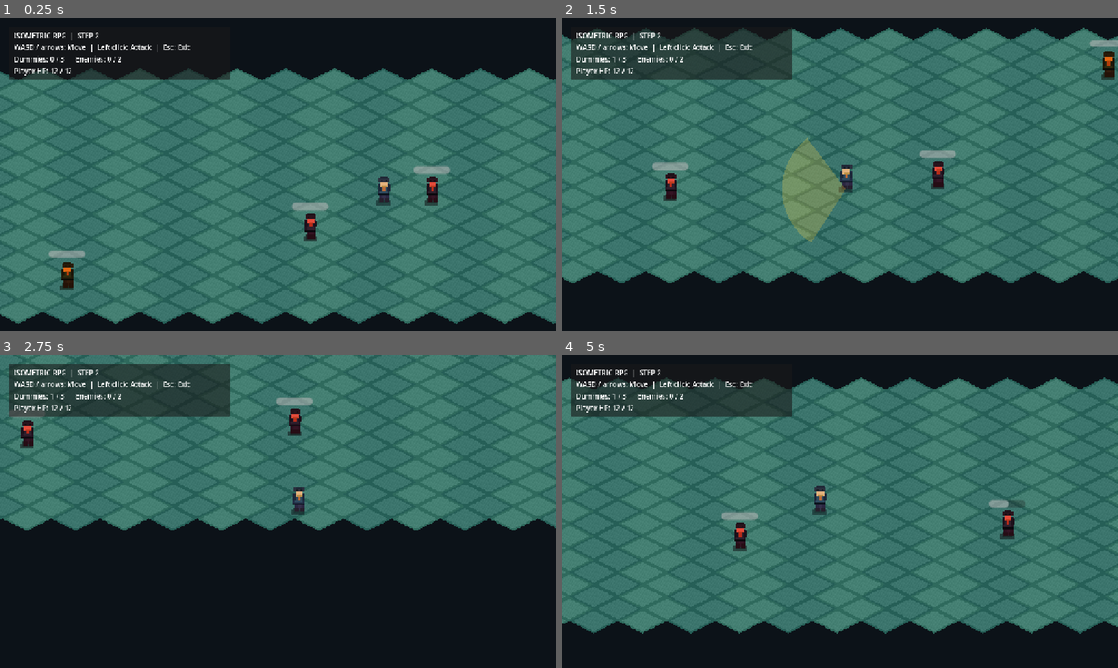
Above: before the commit, frames 1-4 (two rows, left to right).
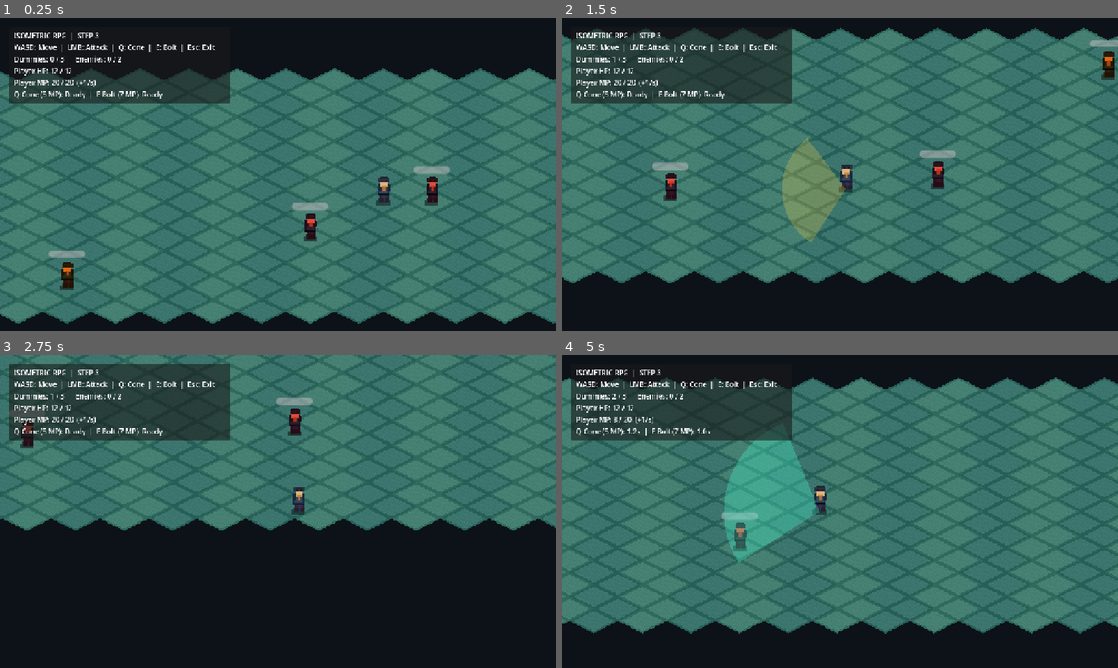
Above: after the commit, the same moments.

Repository: limbit95/isometric-rpg
Game: Godot game, scene res://scenes/main.tscn
The game is run twice, just before and just after one commit, with the same random seed, the same clock (stepped at 60 frames per second) and the same inputs.
Inputs (mouse positions are in pixels of both pictures, inside the frame that each line leads up to):
- Up to frame 1 (0.25 s): no input
- Up to frame 2 (1.5 s): tap Enter at 0.5 s; move the mouse to (962, 158) at 0.52 s; hold D (move_right) 0.53-1.28 s; click (962, 158) at 0.67 s; move the mouse to (728, 190) at 1.27 s; hold S (move_down) from 1.28 s (still down); click (728, 190) at 1.42 s
- Up to frame 3 (2.75 s): move the mouse to (333, 442) at 2.02 s; release S (move_down) at 2.03 s; hold D (move_right) from 2.03 s (still down); click (333, 442) at 2.17 s
- Up to frame 4 (5 s): move the mouse to (812, 574) at 2.77 s; release D (move_right) at 2.78 s; hold W (move_up) 2.78-3.53 s; click (812, 574) at 2.92 s; move the mouse to (1006, 558) at 3.52 s; hold A (move_left) from 3.53 s (still down); click (1006, 558) at 3.67 s; tap E (skill_bolt, bound only after the commit) at 4.15 s; move the mouse to (673, 464) at 4.27 s; click (673, 464) at 4.42 s; tap Q (skill_cone, bound only after the commit) at 4.9 s

The runs differ from the first frame. In frame 1, 3.3% of the frame differs, in the area x 1-42%, y 4-28%; in frame 2, 3.3%; in frame 3, 3.2%; in frame 4, 8.0%, in the area x 1-84%, y 4-67%.

Commit message:
feat: STEP 3 player skills, mana and cooldowns (#3)
* feat(step3): add mana_component.gd

* feat(step3): add skill_projectile.gd

* feat(step3): add player_skills.gd

* feat(step3): bind Q/E and update mana/skill HUD

* feat(step3): connect skills, mana, and HUD to main scene

* test(step3): add skills_smoke_runner.gd

* test(step3): add test_skills_contract.py

* test(step3): add STEP3_ACCEPTANCE.md

* chore(step3): update tools/verify.sh

* chore(step3): update tools/verify.ps1

* chore(step3): update README.md

* chore(step3): update docs/tasks/STEP3_ACCEPTANCE.md

Diff:
--- a/scenes/main.tscn
+++ b/scenes/main.tscn
@@ -6,6 +6,8 @@
 [ext_resource type="Texture2D" path="res://assets/characters/player_placeholder.png" id="4_texture"]
 [ext_resource type="Script" path="res://scripts/player/player_attack.gd" id="5_attack"]
 [ext_resource type="Script" path="res://scripts/components/health_component.gd" id="6_health"]
+[ext_resource type="Script" path="res://scripts/components/mana_component.gd" id="7_mana"]
+[ext_resource type="Script" path="res://scripts/player/player_skills.gd" id="8_skills"]
 
 [sub_resource type="CircleShape2D" id="CircleShape2D_player"]
 radius = 7.0
@@ -37,6 +39,13 @@
 script = ExtResource("6_health")
 max_health = 12
 
+[node name="ManaComponent" type="Node" parent="Player"]
+script = ExtResource("7_mana")
+max_mana = 20
+
+[node name="Skills" type="Node2D" parent="Player"]
+script = ExtResource("8_skills")
+
 [node name="Camera2D" type="Camera2D" parent="Player"]
 zoom = Vector2(1.75, 1.75)
 position_smoothing_enabled = true
@@ -48,7 +57,7 @@
 offset_left = 20.0
 offset_top = 20.0
 offset_right = 530.0
-offset_bottom = 132.0
+offset_bottom = 182.0
 
 [node name="MarginContainer" type="MarginContainer" parent="HUD/PanelContainer"]
 theme_override_constants/margin_left = 12
@@ -59,13 +68,19 @@
 [node name="VBoxContainer" type="VBoxContainer" parent="HUD/PanelContainer/MarginContainer"]
 
 [node name="Title" type="Label" parent="HUD/PanelContainer/MarginContainer/VBoxContainer"]
-text = "ISOMETRIC RPG  |  STEP 2"
+text = "ISOMETRIC RPG  |  STEP 3"
 
 [node name="Help" type="Label" parent="HUD/PanelContainer/MarginContainer/VBoxContainer"]
-text = "WASD / arrows: Move  |  Left click: Attack  |  Esc: Exit"
+text = "WASD: Move  |  LMB: Attack  |  Q: Cone  |  E: Bolt  |  Esc: Exit"
 
 [node name="Status" type="Label" parent="HUD/PanelContainer/MarginContainer/VBoxContainer"]
 text = "Dummies: 0 / 3 | Enemies: 0 / 2"
 
 [node name="PlayerHealth" type="Label" parent="HUD/PanelContainer/MarginContainer/VBoxContainer"]
 text = "Player HP: 12 / 12"
+
+[node name="PlayerMana" type="Label" parent="HUD/PanelContainer/MarginContainer/VBoxContainer"]
+text = "Player MP: 20 / 20"
+
+[node name="SkillStatus" type="Label" parent="HUD/PanelContainer/MarginContainer/VBoxContainer"]
+text = "Q Cone (5 MP): Ready  |  E Bolt (7 MP): Ready"
--- /dev/null
+++ b/scripts/components/mana_component.gd
@@ -0,0 +1,46 @@
+class_name ManaComponent
+extends Node
+## STEP 3 reusable integer mana pool. Regen stops after the player's death.
+
+signal mana_changed(current_mana: int, maximum_mana: int)
+
+@export_range(1, 999, 1) var max_mana: int = 20
+@export_range(0.1, 10.0, 0.1) var regen_interval: float = 1.0
+@export_range(1, 10, 1) var regen_amount: int = 1
+
+var current_mana: int = 0
+var _regen_elapsed: float = 0.0
+
+
+func _ready() -> void:
+    current_mana = max_mana
+    mana_changed.emit(current_mana, max_mana)
+
+
+func _physics_process(delta: float) -> void:
+    var health: HealthComponent = get_parent().get_node_or_null("HealthComponent") as HealthComponent
+    if health != null and health.is_dead():
+        return
+    if current_mana >= max_mana:
+        _regen_elapsed = 0.0
+        return
+    _regen_elapsed += delta
+    while _regen_elapsed >= regen_interval and current_mana < max_mana:
+        _regen_elapsed -= regen_interval
+        restore_mana(regen_amount)
+
+
+func try_spend(amount: int) -> bool:
+    if amount <= 0 or amount > current_mana:
+        return false
+    current_mana -= amount
+    mana_changed.emit(current_mana, max_mana)
+    return true
+
+
+func restore_mana(amount: int) -> bool:
+    if amount <= 0 or current_mana >= max_mana:
+        return false
+    current_mana = mini(max_mana, current_mana + amount)
+    mana_changed.emit(current_mana, max_mana)
+    return true
--- a/scripts/game/main.gd
+++ b/scripts/game/main.gd
@@ -1,11 +1,13 @@
 extends Node2D
-## STEP 2 composition root: arena spawns and HUD, not AI or combat rules.
+## STEP 3 composition root: arena spawns and HUD. Combat/skills are separate components.
 
 const INPUT_BINDINGS: Dictionary = {
     "move_left": [KEY_A, KEY_LEFT],
     "move_right": [KEY_D, KEY_RIGHT],
     "move_up": [KEY_W, KEY_UP],
     "move_down": [KEY_S, KEY_DOWN],
+    "skill_cone": [KEY_Q],
+    "skill_bolt": [KEY_E],
 }
 const SPAWN_CELL: Vector2i = Vector2i(10, 10)
 const TRAINING_DUMMY_SCENE: PackedScene = preload("res://scenes/enemies/training_dummy.tscn")
@@ -26,8 +28,12 @@
 @onready var world: TileMapLayer = $World
 @onready var player: CharacterBody2D = $Player
 @onready var player_health: HealthComponent = $Player/HealthComponent
+@onready var player_mana: ManaComponent = $Player/ManaComponent
+@onready var player_skills: Node2D = $Player/Skills
 @onready var status_label: Label = $HUD/PanelContainer/MarginContainer/VBoxContainer/Status
 @onready var player_health_label: Label = $HUD/PanelContainer/MarginContainer/VBoxContainer/PlayerHealth
+@onready var player_mana_label: Label = $HUD/PanelContainer/MarginContainer/VBoxContainer/PlayerMana
+@onready var skill_status_label: Label = $HUD/PanelContainer/MarginContainer/VBoxContainer/SkillStatus
 
 
 func _ready() -> void:
@@ -35,10 +41,20 @@
     player.global_position = world.to_global(world.map_to_local(SPAWN_CELL))
     player_health.health_changed.connect(_on_player_health_changed)
     player_health.died.connect(_on_player_died)
+    player_mana.mana_changed.connect(_on_player_mana_changed)
     _spawn_training_targets()
     _spawn_chasers()
     _update_status()
     _on_player_health_changed(player_health.current_health, player_health.max_health)
+    _on_player_mana_changed(player_mana.current_mana, player_mana.max_mana)
+
+
+func _process(_delta: float) -> void:
+    var q_cd: float = float(player_skills.get("cone_cooldown_remaining"))
+    var e_cd: float = float(player_skills.get("bolt_cooldown_remaining"))
+    var q_text: String = "Ready" if q_cd <= 0.0 else "%.1fs" % q_cd
+    var e_text: String = "Ready" if e_cd <= 0.0 else "%.1fs" % e_cd
+    skill_status_label.text = "Q Cone (5 MP): %s  |  E Bolt (7 MP): %s" % [q_text, e_text]
 
 
 func _unhandled_key_input(event: InputEvent) -> void:
@@ -91,6 +107,10 @@
     player_health_label.text = "Player HP: 0 — defeated (restart F5)"
 
 
+func _on_player_mana_changed(current: int, maximum: int) -> void:
+    player_mana_label.text = "Player MP: %d / %d  (+1/s)" % [current, maximum]
+
+
 func _register_move_inputs() -> void:
     for action: String in INPUT_BINDINGS.keys():
         if not InputMap.has_action(action):
--- /dev/null
+++ b/scripts/player/player_skills.gd
@@ -0,0 +1,135 @@
+extends Node2D
+## STEP 3: two independent skills, mana costs and cooldowns.
+## Q = cone, E = projectile. STEP 1 basic attack remains separate.
+
+signal skill_cast(skill_name: String)
+
+const HURTBOX_MASK: int = 4
+const MAX_QUERY_RESULTS: int = 24
+
+@export_range(1, 50, 1) var cone_damage: int = 3
+@export_range(40.0, 250.0, 1.0) var cone_range: float = 126.0
+@export_range(30.0, 180.0, 1.0) var cone_arc_degrees: float = 100.0
+@export_range(1, 50, 1) var cone_mana_cost: int = 5
+@export_range(0.1, 10.0, 0.1) var cone_cooldown: float = 1.3
+
+@export_range(1, 50, 1) var bolt_damage: int = 5
+@export_range(40.0, 700.0, 1.0) var bolt_range: float = 330.0
+@export_range(40.0, 800.0, 1.0) var bolt_speed: float = 360.0
+@export_range(1, 50, 1) var bolt_mana_cost: int = 7
+@export_range(0.1, 10.0, 0.1) var bolt_cooldown: float = 1.8
+
+var cone_cooldown_remaining: float = 0.0
+var bolt_cooldown_remaining: float = 0.0
+var _queued_cone: Vector2 = Vector2.ZERO
+var _cone_visual_remaining: float = 0.0
+var _last_cone_direction: Vector2 = Vector2.RIGHT
+
+@onready var health: HealthComponent = $"../HealthComponent"
+@onready var mana: ManaComponent = $"../ManaComponent"
+
+
+func _unhandled_key_input(event: InputEvent) -> void:
+    if event.is_echo():
+        return
+    if event.is_action_pressed("skill_cone"):
+        if cast_cone_at(get_global_mouse_position()):
+            get_viewport().set_input_as_handled()
+    elif event.is_action_pressed("skill_bolt"):
+        if cast_bolt_at(get_global_mouse_position()):
+            get_viewport().set_input_as_handled()
+
+
+func _can_cast(cost: int, remaining: float) -> bool:
+    return not health.is_dead() and remaining <= 0.0 and mana.current_mana >= cost
+
+
+func cast_cone_at(world_point: Vector2) -> bool:
+    if not _can_cast(cone_mana_cost, cone_cooldown_remaining):
+        return false
+    if not _queued_cone.is_zero_approx():
+        return false
+    var aim: Vector2 = world_point - global_position
+    if aim.length_squared() <= 0.01:
+        return false
+    if not mana.try_spend(cone_mana_cost):
+        return false
+    cone_cooldown_remaining = cone_cooldown
+    _queued_cone = aim.normalized()
+    skill_cast.emit("cone")
+    return true
+
+
+func cast_bolt_at(world_point: Vector2) -> bool:
+    if not _can_cast(bolt_mana_cost, bolt_cooldown_remaining):
+        return false
+    var aim: Vector2 = world_point - global_position
+    if aim.length_squared() <= 0.01:
+        return false
+    if not mana.try_spend(bolt_mana_cost):
+        return false
+    bolt_cooldown_remaining = bolt_cooldown
+    var projectile: SkillProjectile2D = SkillProjectile2D.new()
+    projectile.setup(aim, bolt_damage, bolt_speed, bolt_range)
+    get_parent().get_parent().add_child(projectile)
+    projectile.global_position = global_position + aim.normalized() * 22.0
+    skill_cast.emit("bolt")
+    return true
+
+
+func _physics_process(delta: float) -> void:
+    cone_cooldown_remaining = maxf(0.0, cone_cooldown_remaining - delta)
+    bolt_cooldown_remaining = maxf(0.0, bolt_cooldown_remaining - delta)
+    if _cone_visual_remaining > 0.0:
+        _cone_visual_remaining = maxf(0.0, _cone_visual_remaining - delta)
+        queue_redraw()
+    if not _queued_cone.is_zero_approx():
+        var direction: Vector2 = _queued_cone
+        _queued_cone = Vector2.ZERO
+        _perform_cone(direction)
+
+
+func _perform_cone(aim: Vector2) -> void:
+    _last_cone_direction = aim
+    _cone_visual_remaining = 0.18
+    queue_redraw()
+    var shape: CircleShape2D = CircleShape2D.new()
+    shape.radius = cone_range
+    var query: PhysicsShapeQueryParameters2D = PhysicsShapeQueryParameters2D.new()
+    query.shape = shape
+    query.transform = Transform2D(0.0, global_position)
+    query.collision_mask = HURTBOX_MASK
+    query.collide_with_areas = true
+    query.collide_with_bodies = false
+    var results: Array[Dictionary] = get_world_2d().direct_space_state.intersect_shape(query, MAX_QUERY_RESULTS)
+    var min_dot: float = cos(deg_to_rad(cone_arc_degrees * 0.5))
+    var seen: Dictionary = {}
+    for result: Dictionary in results:
+        var area: Area2D = result.get("collider") as Area2D
+        if area == null:
+            continue
+        var target: Node2D = area.get_parent() as Node2D
+        if target == null or not target.is_in_group("enemies") or not target.has_method("receive_damage"):
+            continue
+        var target_id: int = target.get_instance_id()
+        if seen.has(target_id):
+            continue
+        var to_target: Vector2 = target.global_position - global_position
+        if to_target.length() > cone_range:
+            continue
+        if not to_target.is_zero_approx() and to_target.normalized().dot(aim) < min_dot:
+            continue
+        seen[target_id] = true
+        target.call("receive_damage", cone_damage)
+
+
+func _draw() -> void:
+    if _cone_visual_remaining <= 0.0:
+        return
+    var center_angle: float = _last_cone_direction.angle()
+    var half_arc: float = deg_to_rad(cone_arc_degrees * 0.5)
+    var vertices: PackedVector2Array = PackedVector2Array([Vector2.ZERO])
+    for i: int in range(17):
+        var angle: float = center_angle - half_arc + 2.0 * half_arc * float(i) / 16.0
+        vertices.append(Vector2.from_angle(angle) * cone_range)
+    draw_colored_polygon(vertices, Color(0.27, 0.97, 0.81, 0.32))
--- /dev/null
+++ b/scripts/skills/skill_projectile.gd
@@ -0,0 +1,64 @@
+class_name SkillProjectile2D
+extends Node2D
+## Bounded, single-hit projectile. Physics query uses the STEP 1 enemy hurtbox mask.
+
+signal target_hit(target: Node2D)
+
+const ENEMY_HURTBOX_MASK: int = 4
+const MAX_QUERY_RESULTS: int = 24
+
+var direction: Vector2 = Vector2.RIGHT
+var speed: float = 360.0
+var max_distance: float = 330.0
+var damage: int = 5
+var distance_traveled: float = 0.0
+var _spent: bool = false
+
+
+func setup(aim: Vector2, attack_damage: int, projectile_speed: float, travel_limit: float) -> void:
+    direction = aim.normalized()
+    damage = attack_damage
+    speed = projectile_speed
+    max_distance = travel_limit
+
+
+func _physics_process(delta: float) -> void:
+    if _spent:
+        return
+    var step: float = minf(speed * delta, maxf(0.0, max_distance - distance_traveled))
+    if step <= 0.0:
+        queue_free()
+        return
+    global_position += direction * step
+    distance_traveled += step
+
+    var collision_shape: CircleShape2D = CircleShape2D.new()
+    collision_shape.radius = 10.0
+    var query: PhysicsShapeQueryParameters2D = PhysicsShapeQueryParameters2D.new()
+    query.shape = collision_shape
+    query.transform = Transform2D(0.0, global_position)
+    query.collision_mask = ENEMY_HURTBOX_MASK
+    query.collide_with_areas = true
+    query.collide_with_bodies = false
+
+    var results: Array[Dictionary] = get_world_2d().direct_space_state.intersect_shape(query, MAX_QUERY_RESULTS)
+    for result: Dictionary in results:
+        var area: Area2D = result.get("collider") as Area2D
+        if area == null:
+            continue
+        var enemy: Node2D = area.get_parent() as Node2D
+        if enemy == null or not enemy.is_in_group("enemies") or not enemy.has_method("receive_damage"):
+            continue
+        if bool(enemy.call("receive_damage", damage)):
+            _spent = true
+            target_hit.emit(enemy)
+            queue_free()
+            return
+
+    if distance_traveled >= max_distance:
+        queue_free()
+
+
+func _draw() -> void:
+    draw_circle(Vector2.ZERO, 8.0, Color(0.73, 0.40, 1.0, 1.0))
+    draw_arc(Vector2.ZERO, 9.0, 0.0, TAU, 18, Color(0.97, 0.88, 1.0, 0.95), 1.5)
--- /dev/null
+++ b/tests/skills_smoke_runner.gd
@@ -0,0 +1,134 @@
+extends SceneTree
+## STEP 3: headless cone, projectile, mana and cooldown runtime integration.
+
+func _initialize() -> void:
+    call_deferred("_run")
+
+
+func _tick(frames: int) -> void:
+    for i: int in range(frames):
+        await physics_frame
+
+
+func _run() -> void:
+    var scene: PackedScene = load("res://scenes/main.tscn") as PackedScene
+    if scene == null:
+        _fail("Main scene could not be loaded")
+        return
+    var game: Node2D = scene.instantiate() as Node2D
+    root.add_child(game)
+    await _tick(4)
+    var player: CharacterBody2D = game.get_node("Player") as CharacterBody2D
+    var skills: Node2D = player.get_node_or_null("Skills") as Node2D
+    var mana: ManaComponent = player.get_node_or_null("ManaComponent") as ManaComponent
+    var health: HealthComponent = player.get_node_or_null("HealthComponent") as HealthComponent
+    var first: CharacterBody2D = game.get_node("TrainingDummy01") as CharacterBody2D
+    var second: CharacterBody2D = game.get_node("TrainingDummy02") as CharacterBody2D
+    if skills == null or mana == null or health == null or mana.current_mana != 20:
+        _fail("Skills/mana/health setup failed")
+        return
+    if not InputMap.has_action("skill_cone") or not InputMap.has_action("skill_bolt"):
+        _fail("Skill input actions missing")
+        return
+
+    # Move two dummies into forward cone, one is slightly off the projectile's ray.
+    first.global_position = player.global_position + Vector2(72, 0)
+    second.global_position = player.global_position + Vector2(95, 28)
+    await _tick(3)
+
+    if not bool(skills.call("cast_cone_at", first.global_position)):
+        _fail("Q cone cast rejected")
+        return
+    if mana.current_mana != 15:
+        _fail("Cone must spend exactly 5 MP")
+        return
+    if bool(skills.call("cast_cone_at", first.global_position)):
+        _fail("Q cooldown/queue did not reject immediate repeat")
+        return
+    await _tick(3)
+    var first_health: HealthComponent = first.get_node("HealthComponent") as HealthComponent
+    var second_health: HealthComponent = second.get_node("HealthComponent") as HealthComponent
+    if first_health.current_health != 1 or second_health.current_health != 1:
+        _fail("Q did not damage both targets for 3 HP")
+        return
+
+    if not bool(skills.call("cast_bolt_at", first.global_position)):
+        _fail("E projectile cast rejected")
+        return
+    if mana.current_mana != 8:
+        _fail("Projectile must spend exactly 7 MP")
+        return
+    if bool(skills.call("cast_bolt_at", first.global_position)):
+        _fail("E cooldown did not reject immediate repeat")
+        return
+    await _tick(20)
+    if is_instance_valid(first) or int(game.get("targets_defeated")) != 1:
+        _fail("Projectile did not kill the first target once")
+        return
+    if second_health.current_health != 1:
+        _fail("Projectile hit off-axis target")
+        return
+
+    # Regeneration must happen with time (not during cast).
+    var mp_before: int = mana.current_mana
+    await _tick(125)
+    if mana.current_mana <= mp_before:
+        _fail("Mana did not regenerate")
+        return
+    if float(skills.get("bolt_cooldown_remaining")) > 0.0:
+        _fail("Bolt cooldown did not expire")
+        return
+
+    # Projectile has a bounded travel distance; distant targets cannot be hit.
+    second.global_position = player.global_position + Vector2(480, 0)
+    await _tick(3)
+    if not bool(skills.call("cast_bolt_at", second.global_position)):
+        _fail("Second projectile was rejected after cooldown")
+        return
+    await _tick(85)
+    if second_health.current_health != 1:
+        _fail("Projectile damaged a target beyond travel limit")
+        return
+    for child: Node in game.get_children():
+        if child is SkillProjectile2D:
+            _fail("Projectile did not despawn after max range")
+            return
+
+    # Reject invalid costs and cap restoration in the reusable mana pool.
+    var unit: ManaComponent = ManaComponent.new()
+    unit.max_mana = 10
+    game.add_child(unit)
+    if unit.try_spend(0) or unit.try_spend(-1) or unit.try_spend(11):
+        _fail("Invalid or unaffordable mana spend accepted")
+        return
+    if not unit.try_spend(9) or unit.current_mana != 1:
+        _fail("Mana spending failed")
+        return
+    if not unit.restore_mana(99) or unit.current_mana != 10:
+        _fail("Mana restoration did not cap at max")
+        return
+    unit.queue_free()
+
+    # Death disables both skills and cancels mana regeneration.
+    if not health.take_damage(12) or not health.is_dead():
+        _fail("Player death setup failed")
+        return
+    var death_mp: int = mana.current_mana
+    if bool(skills.call("cast_cone_at", second.global_position)):
+        _fail("Dead player could cast cone")
+        return
+    if bool(skills.call("cast_bolt_at", second.global_position)):
+        _fail("Dead player could cast projectile")
+        return
+    await _tick(70)
+    if mana.current_mana != death_mp:
+        _fail("Mana regenerated after death")
+        return
+
+    print("SKILLS_SMOKE_OK | cone=3 multi_hit bolt=5 single_hit range=330 mp=5/7 regen cooldown death")
+    quit(0)
+
+
+func _fail(message: String) -> void:
+    push_error("SKILLS_SMOKE_FAIL | " + message)
+    quit(1)
Not shown: 1 places in scenes/main.tscn that only renumber resources
Not shown, changed: README.md
Not shown, added: docs/tasks/STEP3_ACCEPTANCE.md
Not shown, added: tests/test_skills_contract.py
Not shown, changed: tools/verify.ps1
Not shown, changed: tools/verify.sh
